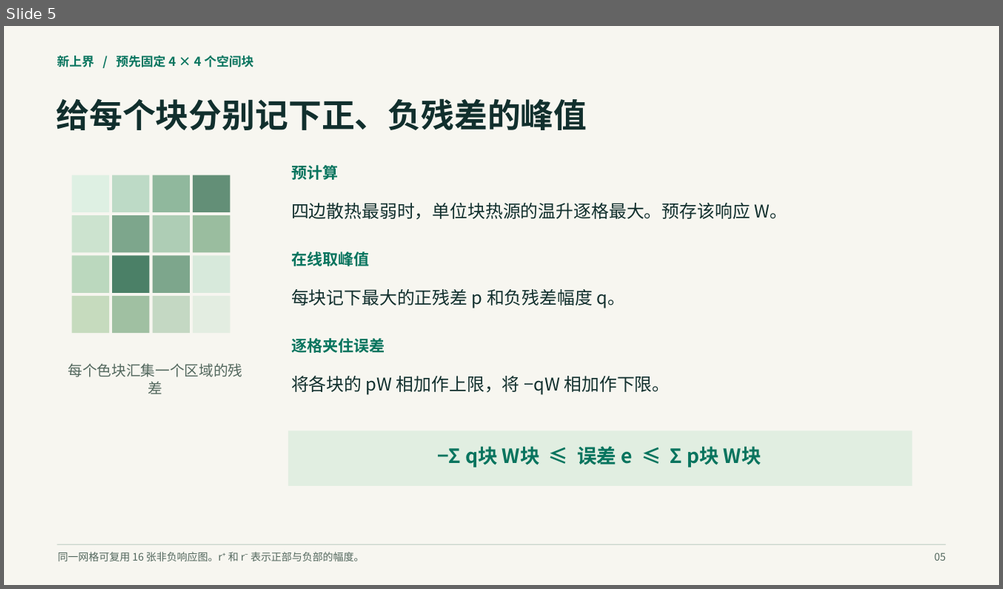
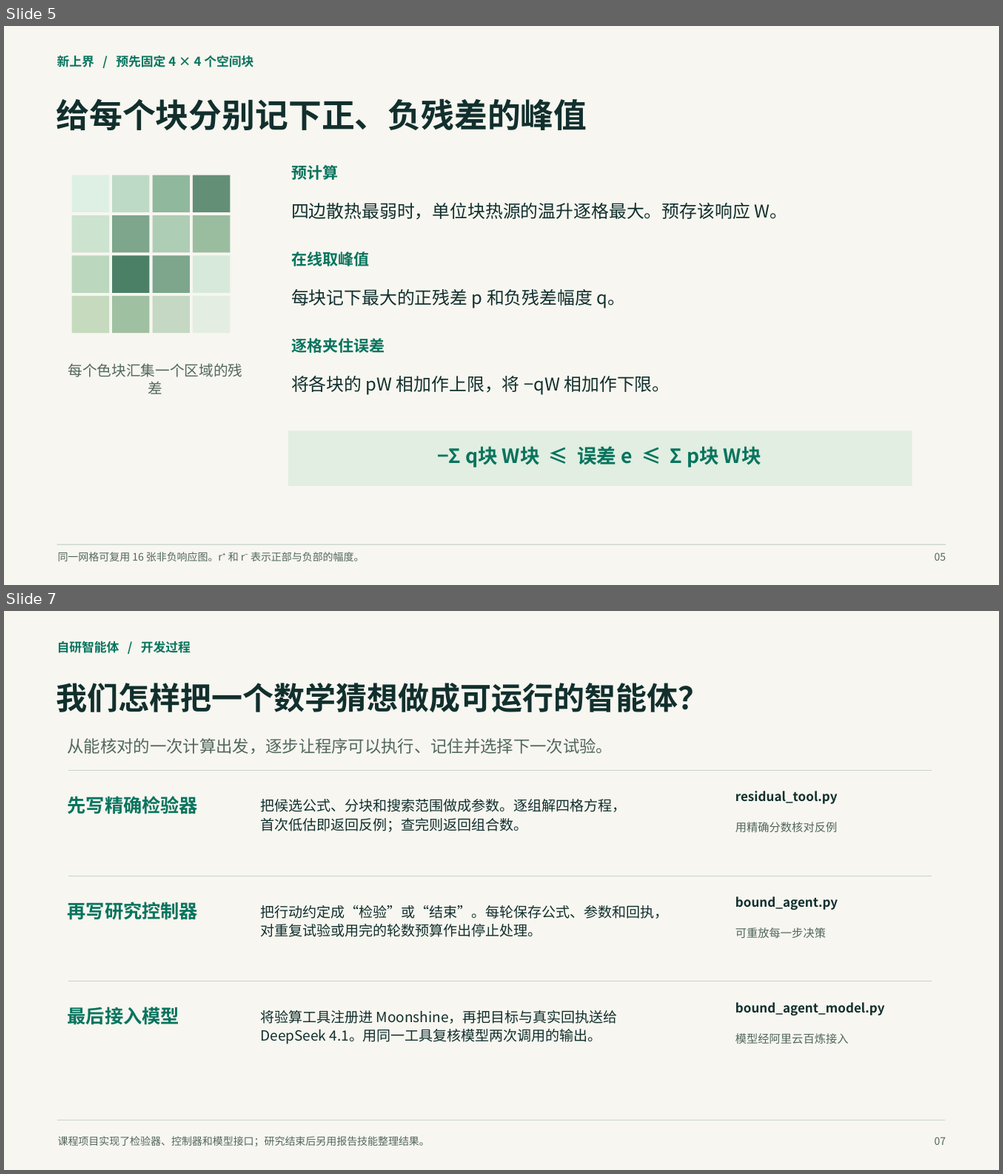
Before and after one commit to orgyuanbao/MoonshineThermalLab, a slide deck: MoonshineThermalLab/classroom/Moonshine热仿真课堂汇报.pptx. Shown one above the other, each under a label of ours: slide 5 before the commit, slides 5 and 7 after it; the slides between them are not shown. The pictures are 1003x589 and 1003x1174 pixels, drawn with LibreOffice and Linux fonts; fonts in the diff are those of the drawing. Boxes give left, top, right and bottom in pixels: in the first picture for what was removed or moved away, otherwise in the second. Text is boxed around its words. In the diff, an @@ line names an element or a change of style, - is before the commit and + after.

Commit message:
Trace the development and responsibilities of the research agent in the course paper and slides

```diff
--- a/MoonshineThermalLab/classroom/Moonshine热仿真课堂汇报.pptx
+++ b/MoonshineThermalLab/classroom/Moonshine热仿真课堂汇报.pptx
@@ slide 7 added at [4,611,999,1170], background #F7F6F0 @@
@@ text added at [57,641,190,653], 12 pt, text #08745E, bold @@
+自研智能体 / 开发过程
@@ text added at [57,683,709,712], 30 pt, text #112F2D, bold @@
+我们怎样把一个数学猜想做成可运行的智能体？
@@ text added at [68,738,612,754], 16 pt, text #52675D @@
+从能核对的一次计算出发，逐步让程序可以执行、记住并选择下一次试验。
@@ line added from (68, 771) to (931, 771), #C8D3C9 0.8 pt @@
@@ text added at [68,796,198,815], 18 pt, text #08745E, bold @@
+先写精确检验器
@@ text added at [261,799,626,832], 13.6 pt, text #112F2D @@
+把候选公式、分块和搜索范围做成参数。逐组解四格方程，
+首次低估即返回反例；查完则返回组合数。
@@ text added at [735,791,837,804], 12.2 pt, text #112F2D, bold @@
+residual_tool.py
@@ text added at [735,822,837,832], 10.9 pt, text #52675D @@
+用精确分数核对反例
@@ line added from (68, 877) to (931, 877), #C8D3C9 0.8 pt @@
@@ text added at [735,897,837,910], 12.2 pt, text #112F2D, bold @@
+bound_agent.py
@@ text added at [68,902,198,920], 18 pt, text #08745E, bold @@
+再写研究控制器
@@ text added at [261,906,669,937], 13.6 pt, text #112F2D @@
+把行动约定成“检验”或“结束”。每轮保存公式、参数和回执，
+对重复试验或用完的轮数预算作出停止处理。
@@ text added at [735,928,825,938], 10.9 pt, text #52675D @@
+可重放每一步决策
@@ line added from (68, 982) to (931, 982), #C8D3C9 0.8 pt @@
@@ text added at [68,1007,179,1025], 18 pt, text #08745E, bold @@
+最后接入模型
@@ text added at [735,1002,885,1016], 12.2 pt, text #112F2D, bold @@
+bound_agent_model.py
@@ text added at [261,1011,617,1045], 13.6 pt, text #112F2D @@
+将验算工具注册进 Moonshine，再把目标与真实回执送给
+DeepSeek 4.1。用同一工具复核模型两次调用的输出。
@@ text added at [735,1034,848,1044], 10.9 pt, text #52675D @@
+模型经阿里云百炼接入
@@ line added from (57, 1121) to (945, 1121), #C8D3C9 1 pt @@
@@ text added at [58,1136,430,1147], 10 pt, text #52675D @@
+课程项目实现了检验器、控制器和模型接口；研究结束后另用报告技能整理结果。
@@ text added at [934,1137,946,1145], 10 pt, text #52675D @@
+07
```
Also in this commit, not shown: 11 slides changed, 15 other files.
